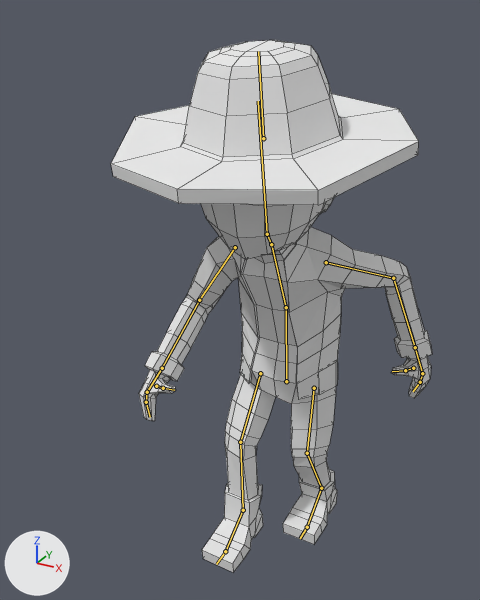
What one commit did to the Blender file Endless Ocean/Assets/Models/Player_Model 2.blend.
Camera for both pictures: a 50 mm camera at (7.05, -15.69, 15.36) aimed at (-0.87, -1.27, 8.15). The lights are fixed; the arrows at lower left show +X, +Y and +Z. Both versions are drawn at frame 38 of the action 'Run.001'; the numbers are the values there. The bones that bend it are drawn over the model as lines. Mesh edges are drawn as thin lines.

Names of what the first picture shows: 'Character'.
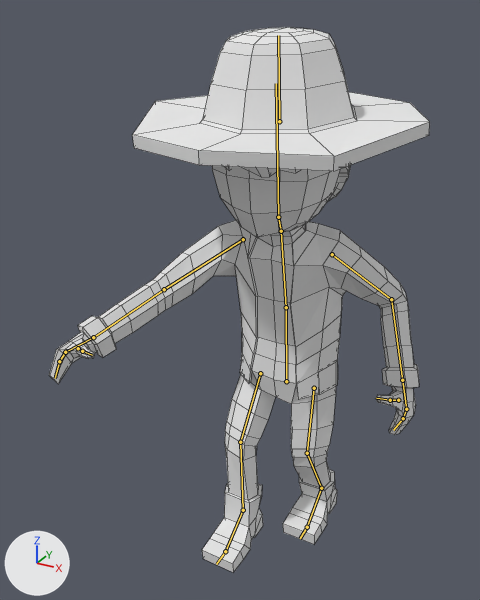
Pixel boxes [x1, y1, x2, y2] of what changed, in the pictures (480 x 600 px):
'Character', posed (19% wider): before [111, 40, 432, 572]; after [49, 27, 430, 572]
bone 'Chest', root to tip: before (286, 307) to (271, 244); after (286, 307) to (281, 231)
bone 'Head', root to tip: before (267, 234) to (258, 101); after (278, 217) to (276, 83)
bone 'Upper Arm.L', root to tip: before (326, 262) to (393, 278); after (332, 254) to (391, 299)
bone 'Upper Arm.R', root to tip: before (235, 247) to (199, 300); after (243, 239) to (164, 289)
bone 'Lower Arm.R', root to tip: before (199, 300) to (162, 368); after (164, 289) to (93, 337)

The change in detail:
Bone 'Chest' (bone_chest) turns from (28, 2, 0) to (14, 1, 0) degrees about its own x, y and z.
Bone 'Head' (bone_head) turns from (19, -1, 0) to (9, -1, 0) degrees about its own x, y and z.
Bone 'Upper Arm.L' (bone_upper_arm_l) turns from (1, 12, 27) to (-2, 11, 20) degrees about its own x, y and z.
Bone 'Upper Arm.R' (bone_upper_arm_r) turns from (-5, -29, 19) to (12, 8, 55) degrees about its own x, y and z.
Bone 'Lower Arm.R' (bone_lower_arm_r) turns from (33, 6, 27) to (1, 0, -3) degrees about its own x, y and z.
